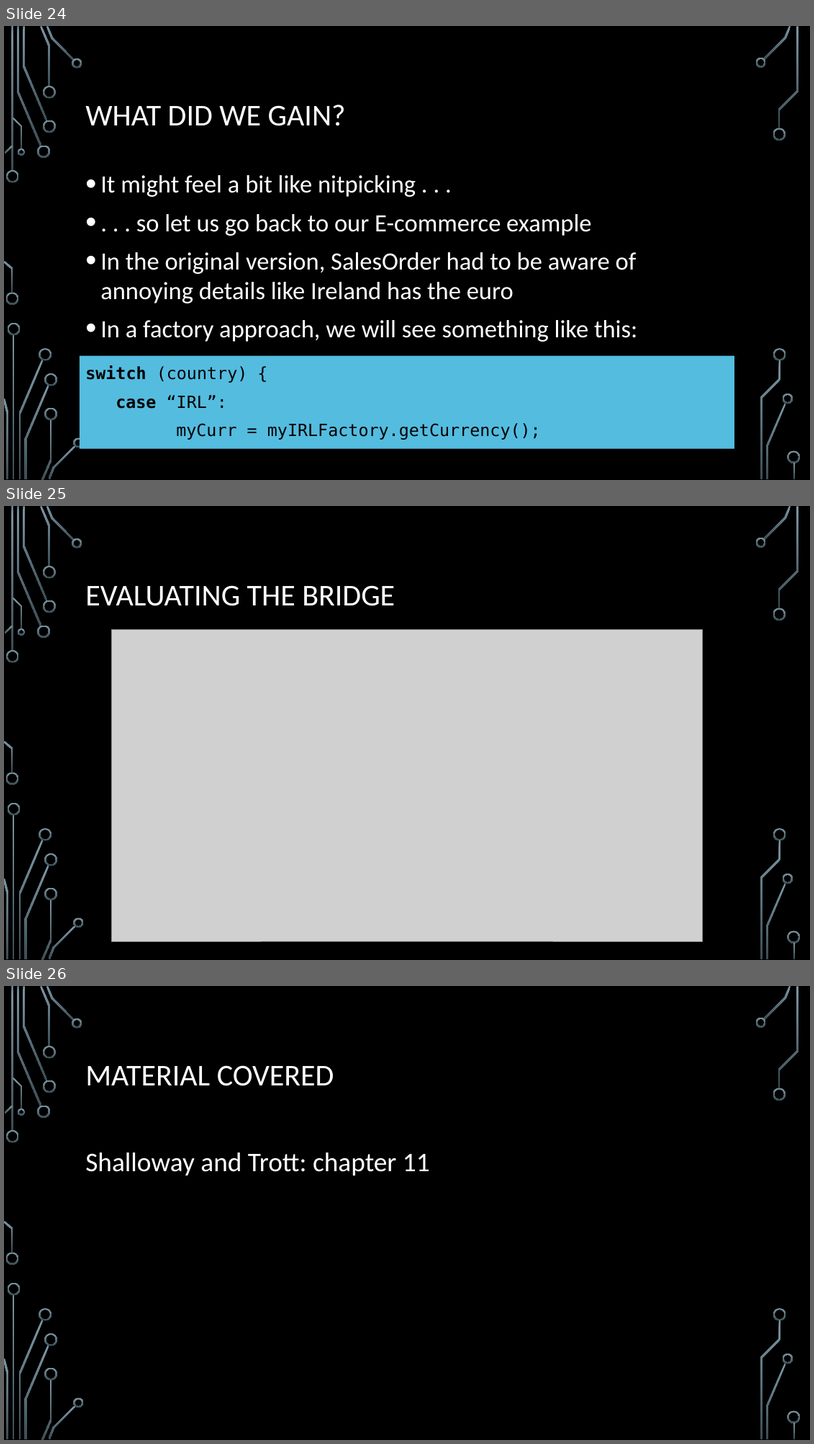
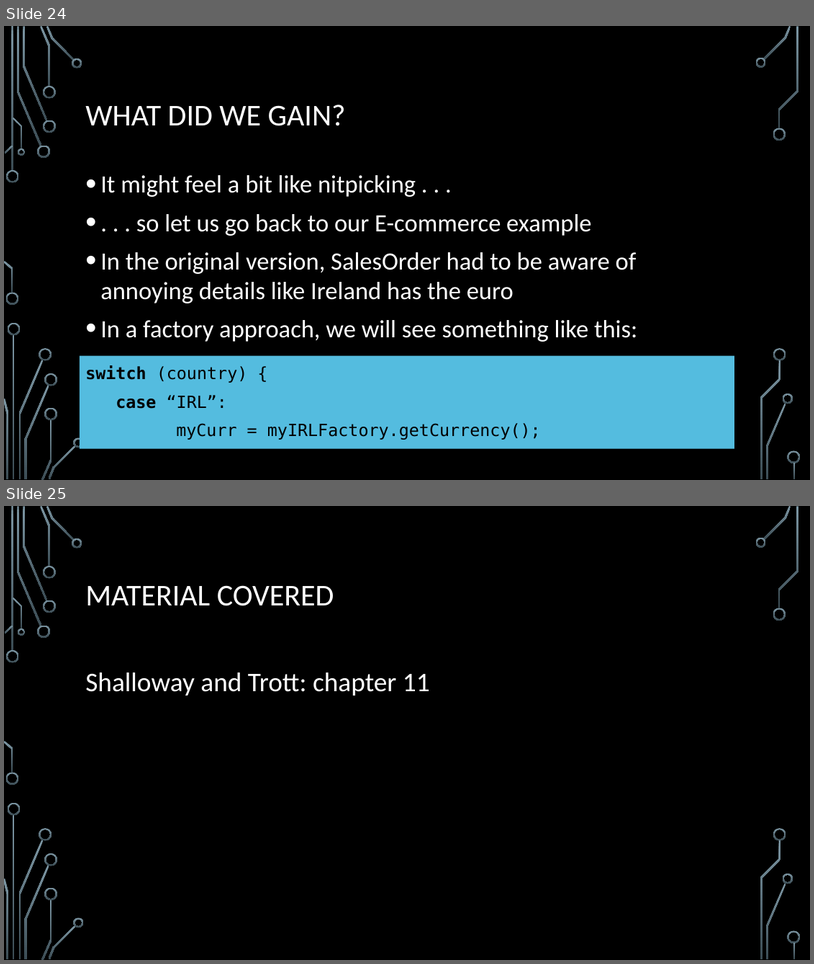
Before and after one commit to egges/mso, a slide deck: slides/401 - Abstract factory.pptx. Shown one above the other, each under a label of ours: slides 24, 25 and 26 before the commit, slides 24 and 25 after it. The pictures are 814x1444 and 814x964 pixels, drawn with LibreOffice and Linux fonts; fonts in the diff are those of the drawing; grey boxes stand for pictures; background and template pictures are left out. Boxes give left, top, right and bottom in pixels: in the first picture for what was removed or moved away, otherwise in the second. Text is boxed around its words. In the diff, an @@ line names an element or a change of style, - is before the commit and + after.

Commit message:
Removed obsolete slide from abstract factory slide set.

```diff
--- a/slides/401 - Abstract factory.pptx
+++ b/slides/401 - Abstract factory.pptx
@@ slide 25 removed at box(4, 506, 810, 960), background picture (left out); not listed: 36 template elements that a slide beside it also shows @@
@@ title removed at box(85, 585, 395, 606) @@
-EVALUATING THE BRIDGE
@@ picture removed at box(112, 629, 702, 941) @@
@@ what was slide 26 is now slide 25 @@
```
